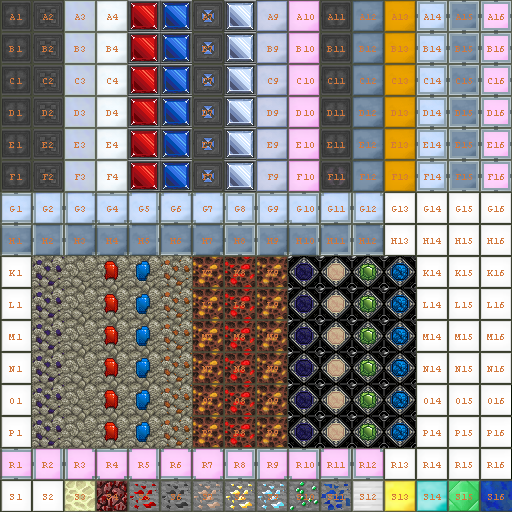
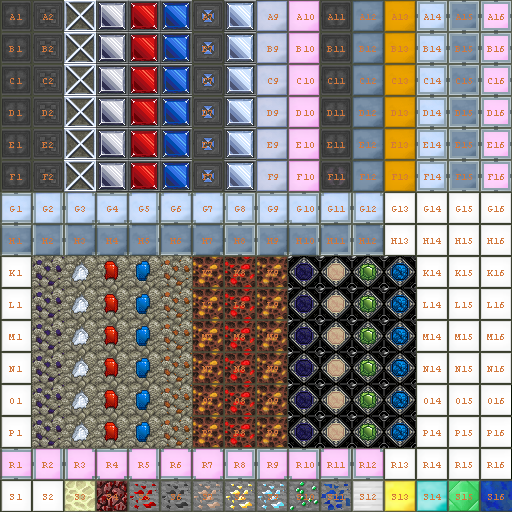
Comparing the layer stacks of the two 512 × 512 images. Changes:
added layer "Layer 16" above "Layer 15" over 96, 0, 128, 192
added layer "Layer 15" above "Layer 14" over 64, 0, 96, 192
added layer "Layer 14" above "Layer 13" over 70, 259, 91, 445
added layer "Layer 13" above "Layer 12" over 70, 259, 91, 285
